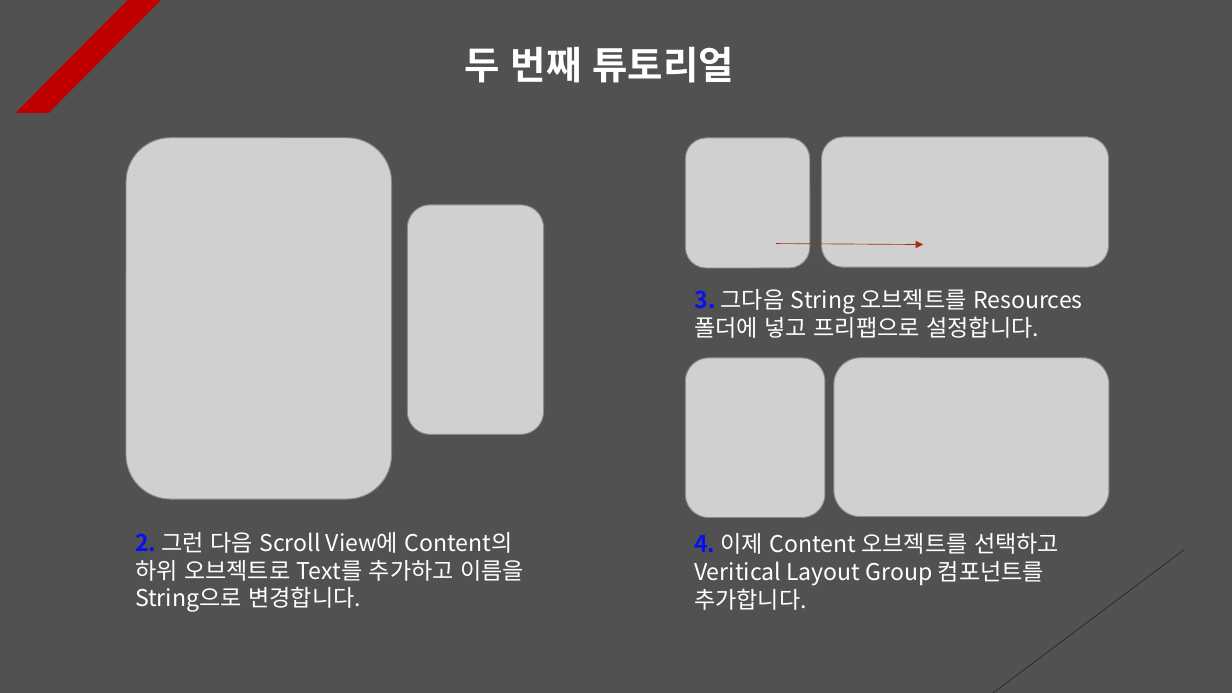
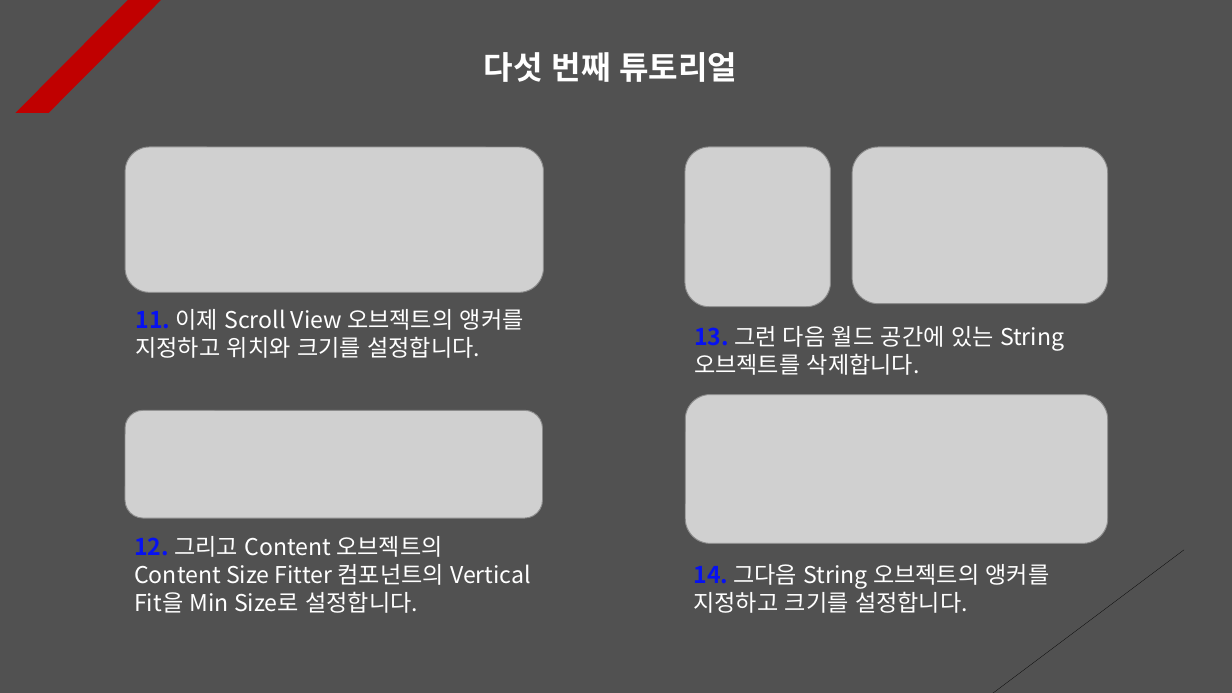
Before and after one commit to Unity2033/3D-UnityEngine, a slide deck: slide 6 of Assets/Class/Photon Server/PPT Data/Photon RPC.pptx (slide 3 before the commit). Drawn at 1232x693 pixels with LibreOffice and Linux fonts; fonts in the diff are those of the drawing; grey boxes stand for pictures. Boxes give left, top, right and bottom in pixels: in the first picture for what was removed or moved away, otherwise in the second. Text is boxed around its words. In the diff, an @@ line names an element or a change of style, - is before the commit and + after.

Commit message:
Photon Tutorial Renewal
- Delete resource data

- Photon PPT Data Update

```diff
--- a/Assets/Class/Photon Server/PPT Data/Photon RPC.pptx
+++ b/Assets/Class/Photon Server/PPT Data/Photon RPC.pptx
@@ text at bbox=[484, 52, 738, 82]: text changed; size 30 to 25 pt @@
-두 번째 튜토리얼
+다섯 번째 튜토리얼
@@ picture added at bbox=[125, 147, 543, 292] @@
@@ picture removed at bbox=[126, 138, 391, 499] @@
@@ picture: place and size @@
-picture at bbox=[686, 138, 811, 268]
+picture at bbox=[685, 147, 830, 307]
@@ picture: place and size @@
-picture at bbox=[822, 137, 1109, 267]
+picture at bbox=[852, 147, 1108, 304]
@@ picture removed at bbox=[408, 205, 543, 434] @@
@@ arrow removed from (776, 244) to (923, 245) @@
@@ text added at bbox=[135, 309, 524, 358], 18 pt, text #FFFFFF @@
+11. 이제 Scroll View 오브젝트의 앵커를 지정하고 위치와 크기를 설정합니다.
@@ text at bbox=[694, 326, 1064, 375]: text changed @@
-4. 이제 Content 오브젝트를 선택하고 Veritical Layout Group 컴포넌트를 추가합니다.
+13. 그런 다음 월드 공간에 있는 String 오브젝트를 삭제합니다.
@@ picture removed at bbox=[686, 358, 825, 518] @@
@@ picture removed at bbox=[835, 358, 1110, 517] @@
@@ picture added at bbox=[125, 410, 543, 518] @@
@@ picture added at bbox=[686, 395, 1108, 543] @@
@@ text at bbox=[134, 536, 531, 613]: text changed @@
-2. 그런 다음 Scroll View에 Content의 하위 오브젝트로 Text를 추가하고 이름을 String으로 변경합니다.
+12. 그리고 Content 오브젝트의 Content Size Fitter 컴포넌트의 Vertical Fit을 Min Size로 설정합니다.
@@ text at bbox=[693, 564, 1050, 613]: text changed @@
-3. 그다음 String 오브젝트를 Resources 폴더에 넣고 프리팹으로 설정합니다.
+14. 그다음 String 오브젝트의 앵커를 지정하고 크기를 설정합니다.
```
Also in this commit, not shown: 6 other slides changed, 3 slides added, 5 slides removed, 23 other files.
